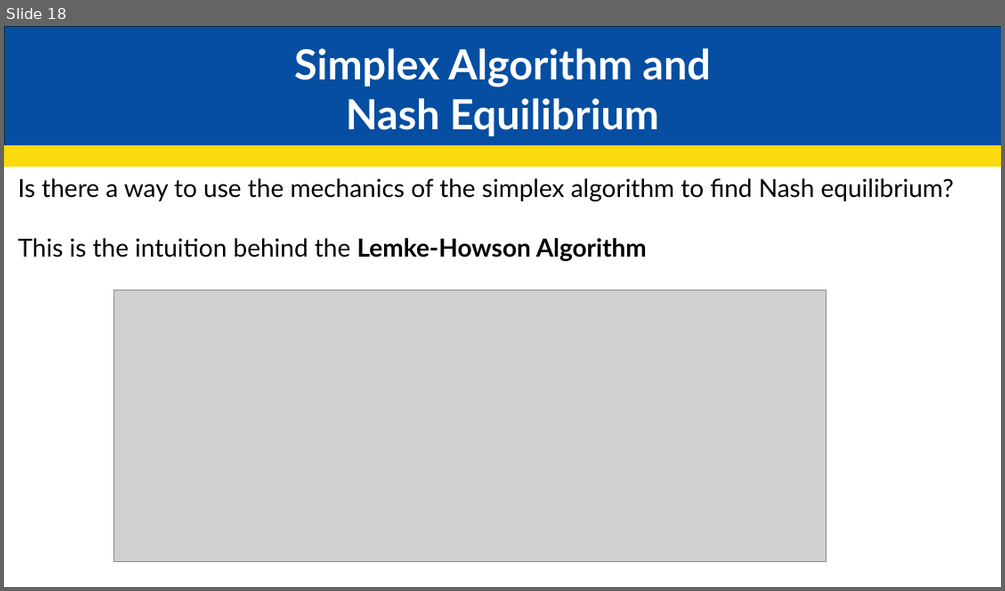
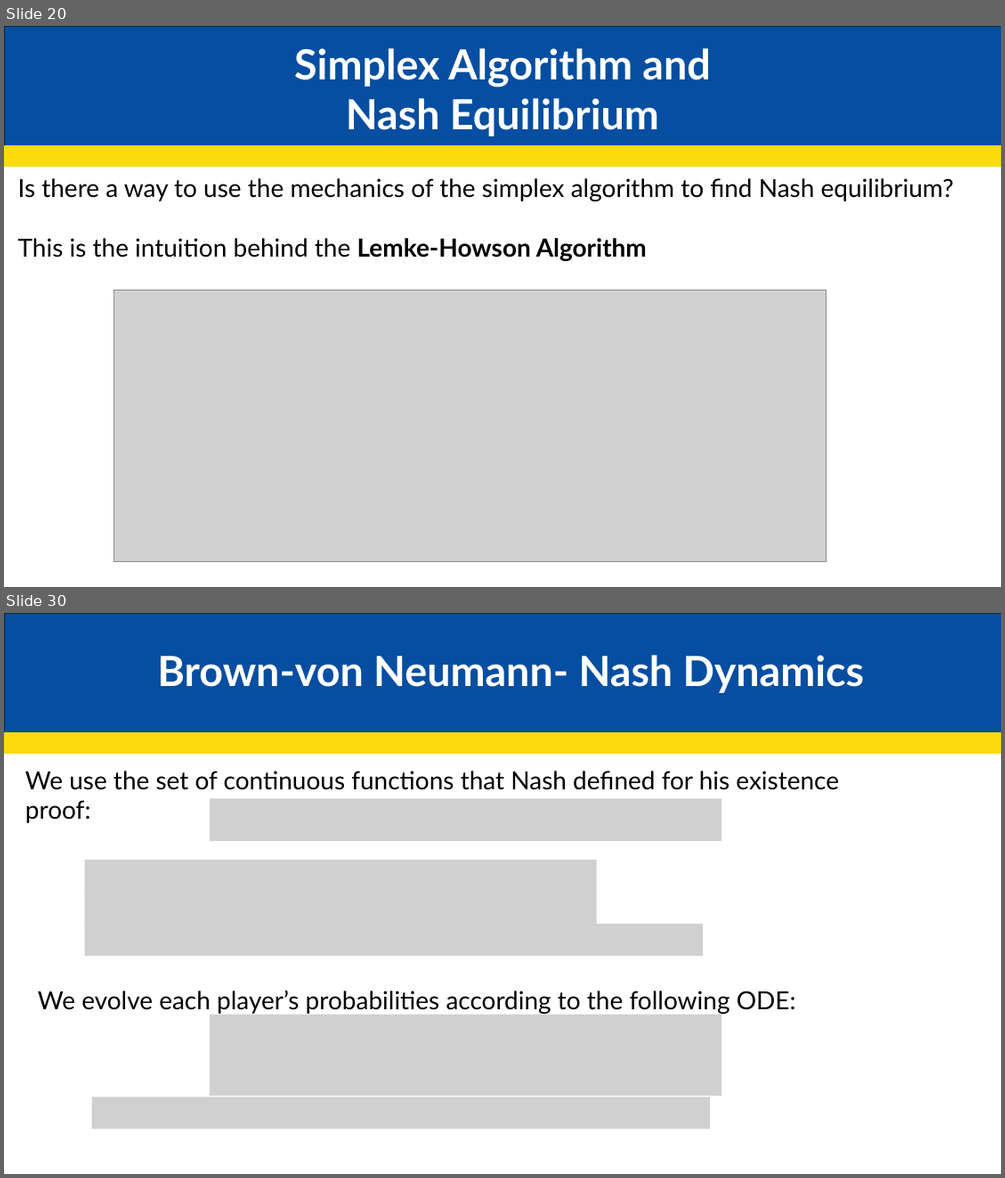
Before and after one commit to JakeCisc210/Candidacy, a slide deck: Reading Course/Presentations/Advanced Game Theory.pptx. Shown one above the other, each under a label of ours: slide 18 before the commit, slides 20 and 30 after it; the slides between them are not shown. The pictures are 1005x591 and 1005x1178 pixels, drawn with LibreOffice and Linux fonts; fonts in the diff are those of the drawing; grey boxes stand for pictures. Boxes give left, top, right and bottom in pixels: in the first picture for what was removed or moved away, otherwise in the second. Text is boxed around its words. In the diff, an @@ line names an element or a change of style, - is before the commit and + after.

```diff
--- a/Reading Course/Presentations/Advanced Game Theory.pptx
+++ b/Reading Course/Presentations/Advanced Game Theory.pptx
@@ slide 30 added at <box>4,613,1001,1174</box>, background #FFFFFF @@
@@ rectangle added at <box>5,613,1001,732</box>, fill #064EA1, outline #092A39 1.5 pt @@
@@ text added at <box>157,655,865,693</box>, 40 pt, text #FFFFFF, bold @@
+Brown-von Neumann- Nash Dynamics
@@ rectangle added at <box>4,732,1001,753</box>, fill #FBDB0E, outline #FBDB0E 1.5 pt @@
@@ text added at <box>25,771,839,790</box>, 24 pt, text #000000 @@
+We use the set of continuous functions that Nash defined for his existence proof:
@@ picture added at <box>210,798,721,841</box> @@
@@ picture added at <box>85,860,596,893</box> @@
@@ picture added at <box>85,893,596,924</box> @@
@@ picture added at <box>85,924,704,956</box> @@
@@ text added at <box>38,989,796,1013</box>, 24 pt, text #000000 @@
+We evolve each player’s probabilities according to the following ODE:
@@ picture added at <box>210,1013,721,1095</box> @@
@@ picture added at <box>91,1097,710,1129</box> @@
@@ what was slide 18 is now slide 20 @@
```
Also in this commit, not shown: 2 slides changed, 10 other slides added.
